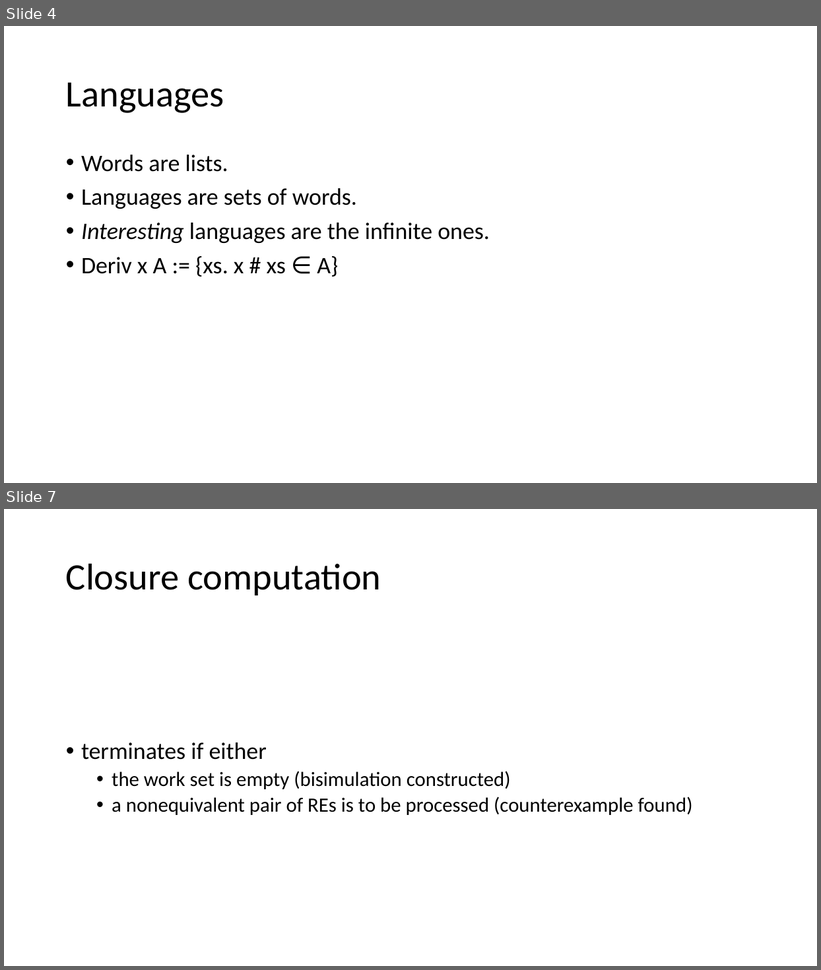
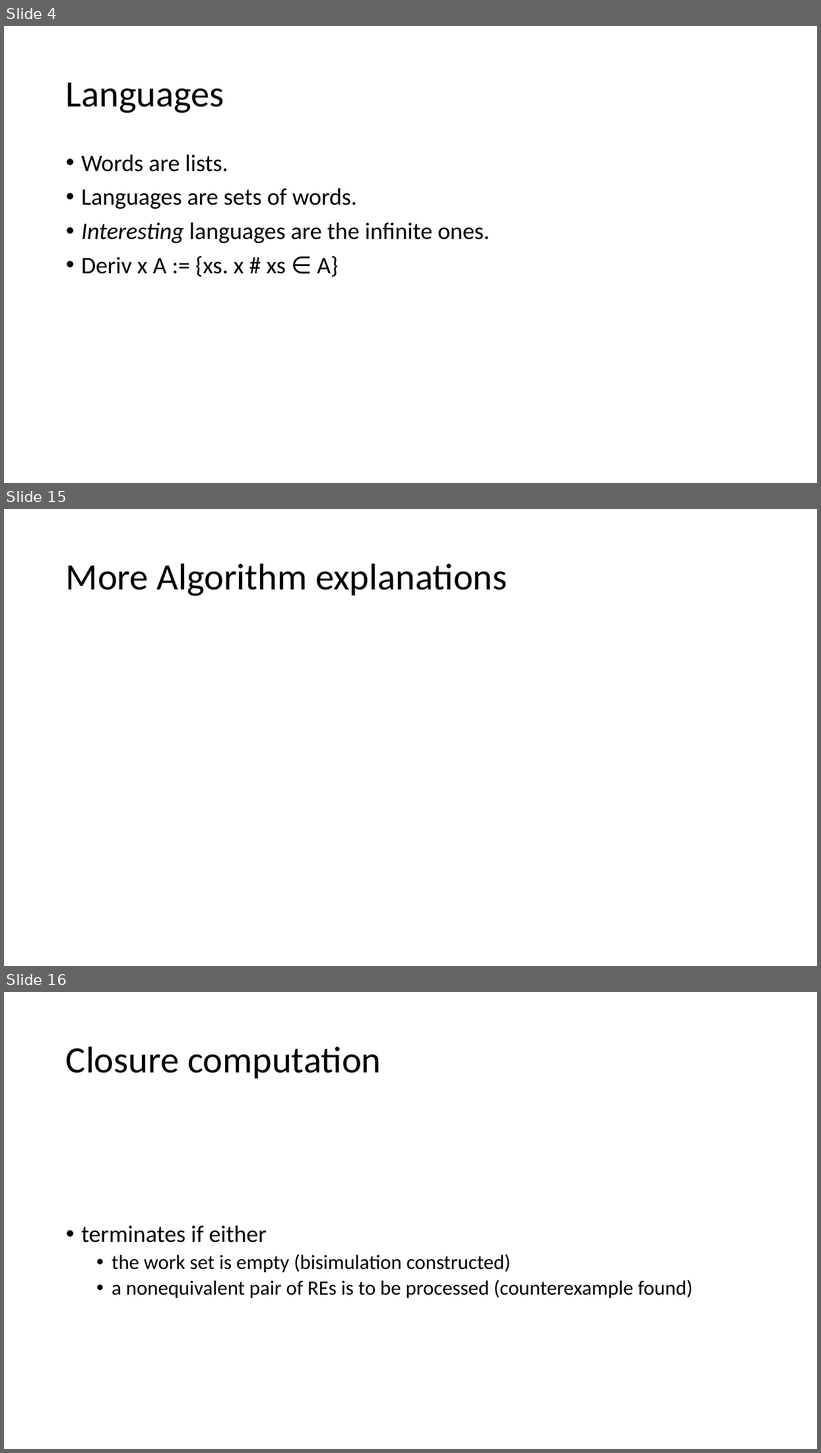
Before and after one commit to Helli/fds_seminar, a slide deck: slides.pptx. Shown one above the other, each under a label of ours: slides 4 and 7 before the commit, slides 4, 15 and 16 after it; the slides between them are not shown. The pictures are 821x970 and 821x1453 pixels, drawn with LibreOffice and Linux fonts; fonts in the diff are those of the drawing. Boxes give left, top, right and bottom in pixels: in the first picture for what was removed or moved away, otherwise in the second. Text is boxed around its words. In the diff, an @@ line names an element or a change of style, - is before the commit and + after.

```diff
--- a/slides.pptx
+++ b/slides.pptx
@@ slide 15 added at [4, 509, 817, 966], background #FFFFFF @@
@@ title added at [66, 563, 507, 596], 44 pt, text #000000 @@
+More Algorithm explanations
@@ what was slide 7 is now slide 16 @@
```
Also in this commit, not shown: 3 slides changed, 10 other slides added, 1 slide removed, 2 other files.
